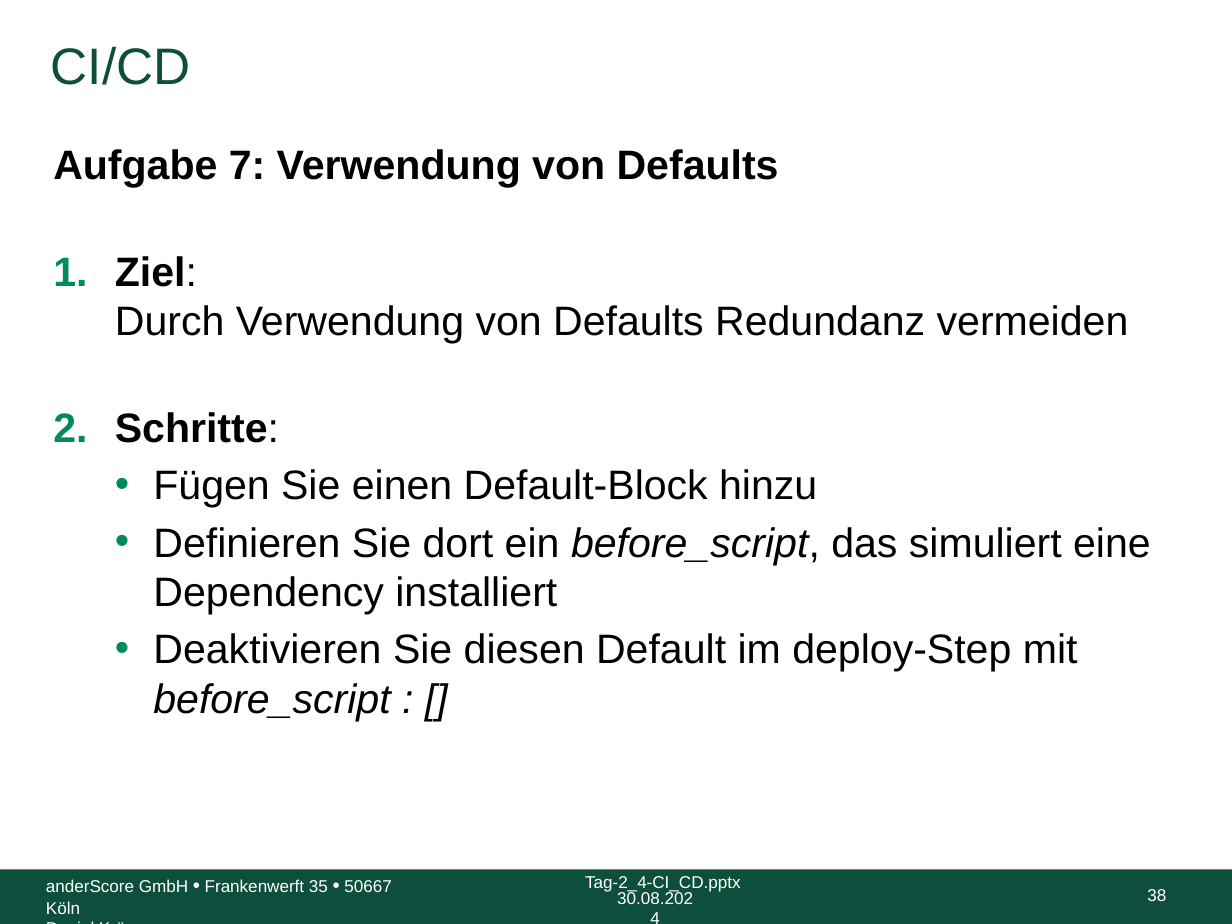
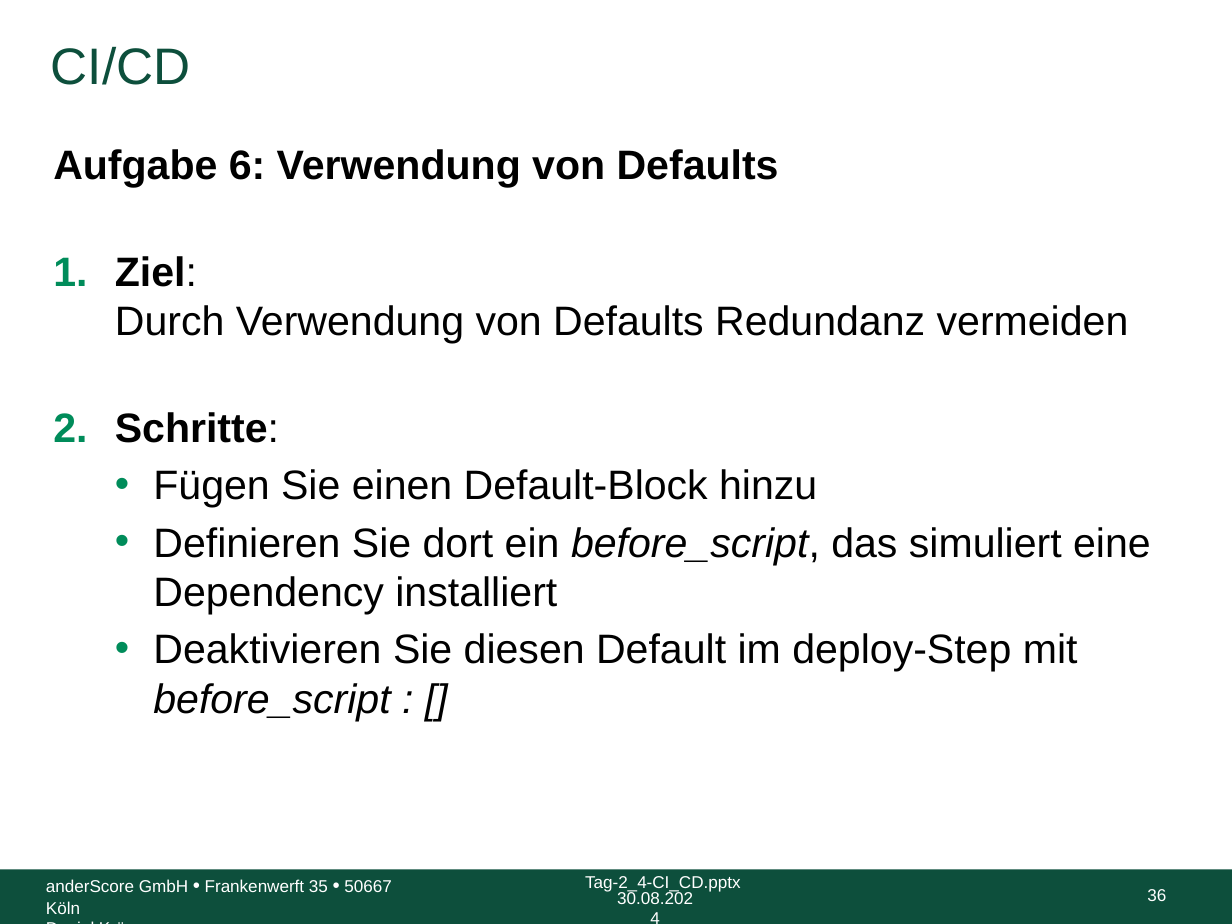
Before and after one commit to anderscore-gmbh/gitlab, a slide deck: slide 36 of slides/Tag-2_4-CI_CD.pptx (slide 38 before the commit). Drawn at 1232x924 pixels with LibreOffice and Linux fonts; fonts in the diff are those of the drawing; background and template pictures are left out. Boxes give left, top, right and bottom in pixels: in the first picture for what was removed or moved away, otherwise in the second. Text is boxed around its words. In the diff, an @@ line names an element or a change of style, - is before the commit and + after.

Commit message:
Aufgaben in 2-4 überarbeitet

```diff
--- a/slides/Tag-2_4-CI_CD.pptx
+++ b/slides/Tag-2_4-CI_CD.pptx
@@ text at (53, 149, 779, 187): text changed @@
-Aufgabe 7: Verwendung von Defaults
+Aufgabe 6: Verwendung von Defaults
@@ page number at (1147, 889, 1166, 901): text changed @@
-38
+36
```
Also in this commit, not shown: 15 other slides changed, 2 slides removed.
